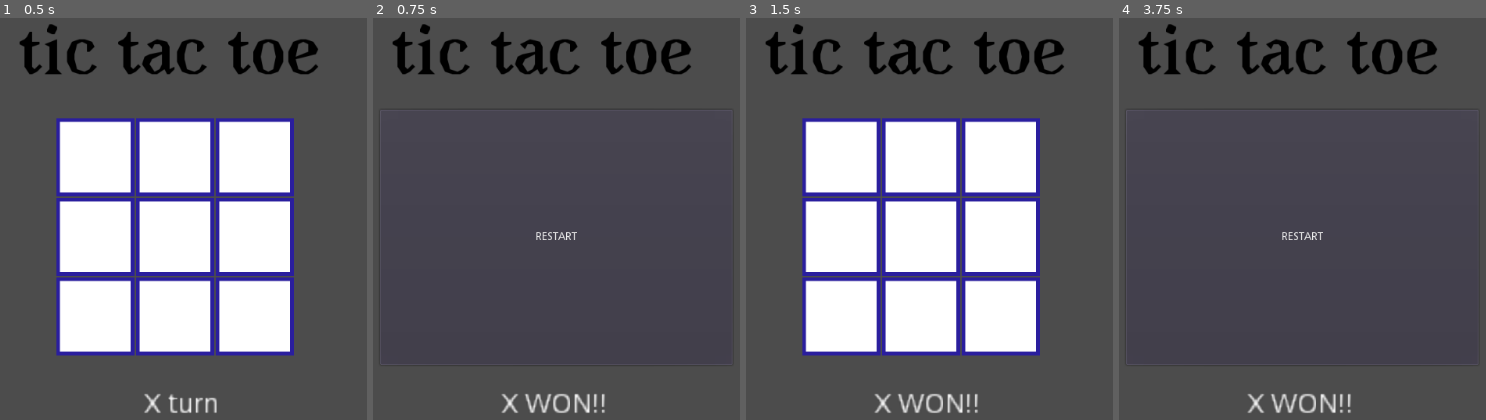
Above: before the commit, frames 1-4 (left to right).
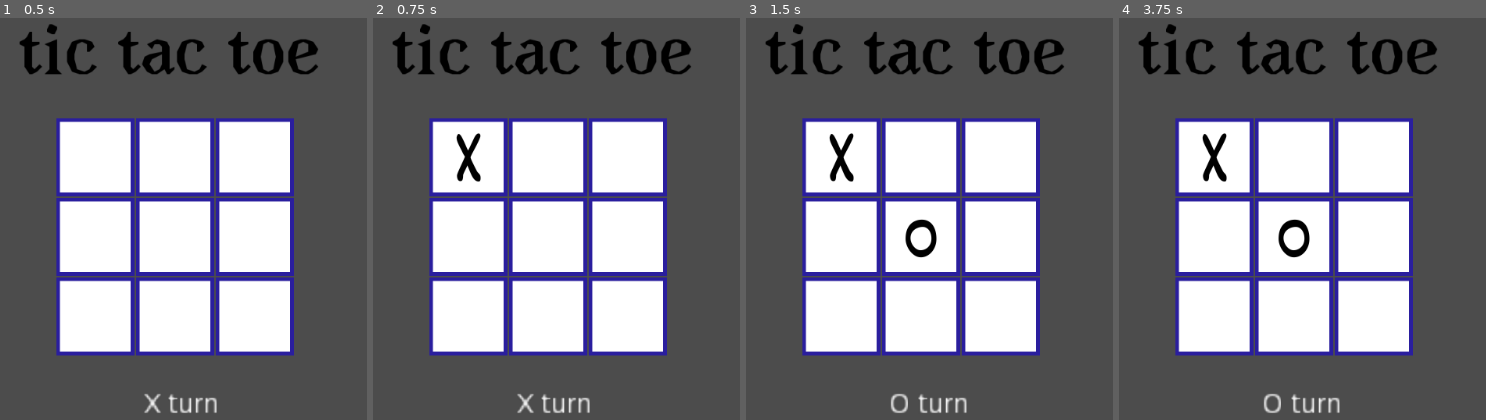
Above: after the commit, the same moments.

Repository: containedx/tic-tac-toe-AI
Game: Godot game, scene res://main_scene/game_scene.tscn
Two runs of this game, one before a commit and one after it. Both use one fixed random seed, a clock stepped at 60 frames per second and the inputs below. The project has no main scene, so this scene is started directly.
Inputs (mouse positions are in pixels of both pictures, inside the frame that each line leads up to):
- Up to frame 1 (0.5 s): no input
- Up to frame 2 (0.75 s): click (468, 158) at 0.52 s
- Up to frame 3 (1.5 s): click (929, 239) at 1.25 s, where only the run before the commit has a clickable "RESTART"
- Up to frame 4 (3.75 s): click (1214, 158) at 2.02 s; click (1302, 239) at 2.75 s, where only the run before the commit has a clickable "RESTART"; click (1214, 158) at 3.52 s

Frame 1 is identical in both runs. In frame 2, 38% of the frame differs, in the area x 15-81%, y 24-99%; in frame 3, 1.6%; in frame 4, 38%.

Commit message:
corrections

Diff:
--- a/tic_tac_toe_ai/main_scene/game_controller.gd
+++ b/tic_tac_toe_ai/main_scene/game_controller.gd
@@ -25,6 +25,7 @@
 func move() -> void:
 	moves += 1
 	var result = check_win()
+	print(result)
 	update_label(result)
 	GameConfig.move()
 
@@ -40,11 +41,10 @@
 
 	#check columns
 	for i in range(3):
-		result = true
 		var temp = board[0][i].status
-		for j in range(1,3):
-			if board[j][i].status != temp:
-				result = false
+		if temp != -1:
+			if board[1][i].status == temp && board[2][i].status == temp:
+				result = true
 
 	#check diagonal
 	if board[1][1].status != -1:
